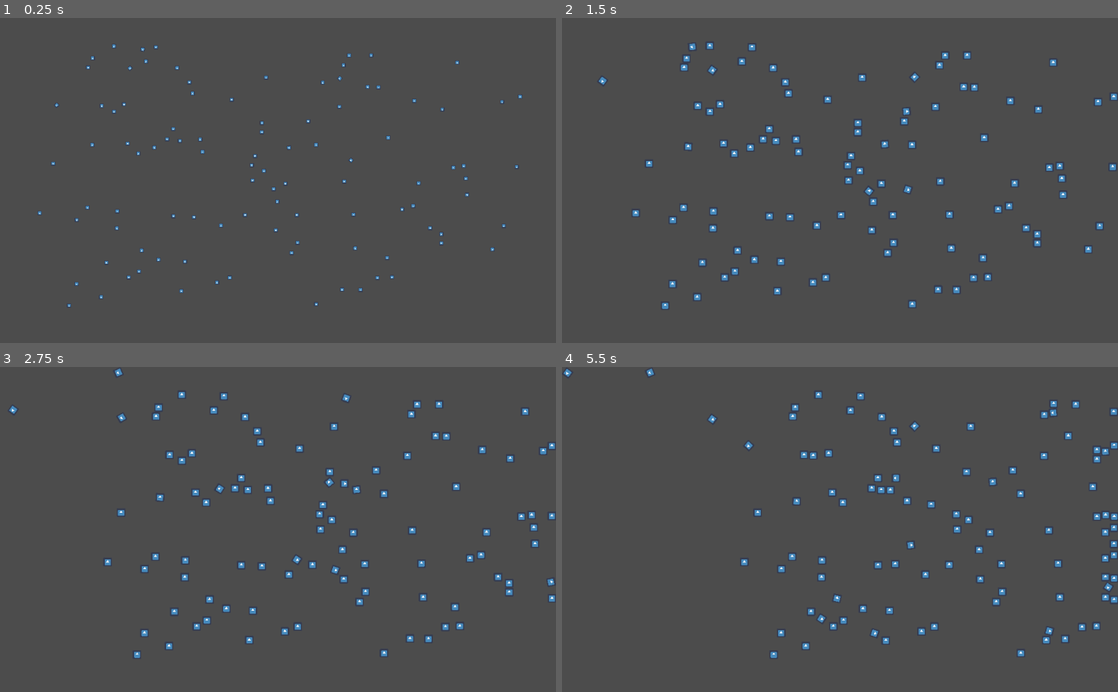
Above: before the commit, frames 1-4 (two rows, left to right).
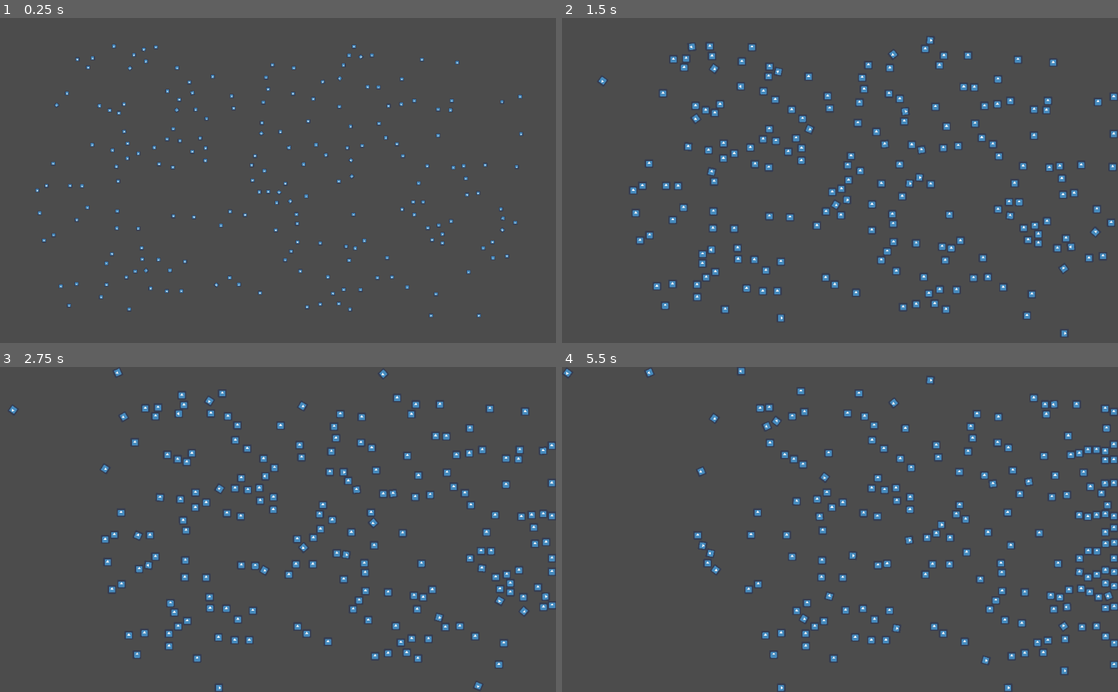
Above: after the commit, the same moments.

Repository: SilverSpace5/aitest
Game: Godot game, scene res://Game.tscn
Same seed, same stepped clock (60 frames per second), same inputs: the game is played once before the commit and once after it. The engine's default icon, where the game draws it, is replaced by a stand-in: a white triangle on a blue panel in a dark square.
Inputs:
- Up to frame 1 (0.25 s): no input
- Up to frame 2 (1.5 s): no input
- Up to frame 3 (2.75 s): no input
- Up to frame 4 (5.5 s): no input

The runs differ from the first frame. In frame 1, 0.9% of the frame differs, in the area x 6-94%, y 8-93%; in frame 2, 3.3%; in frame 3, 3.6%; in frame 4, 4.4%, in the area x 15-100%, y 0-100%.

Commit message:
bannanana

Diff:
--- a/Game.gd
+++ b/Game.gd
@@ -55,6 +55,6 @@
 			spawn(Vector2(rand_range(50, 950), rand_range(50, 550)))
 
 func _ready():
-	for i in range(100):
+	for i in range(1000):
 		randomize()
 		spawn(Vector2(rand_range(50, 950), rand_range(50, 550)))
--- /dev/null
+++ b/food.tscn
@@ -0,0 +1,17 @@
+[gd_scene load_steps=3 format=2]
+
+[ext_resource path="res://pixil-frame-0.png" type="Texture" id=1]
+
+[sub_resource type="RectangleShape2D" id=1]
+extents = Vector2( 9.99919, 6.90223 )
+
+[node name="Sprite" type="Sprite"]
+texture = ExtResource( 1 )
+
+[node name="Area2D" type="Area2D" parent="."]
+
+[node name="CollisionShape2D" type="CollisionShape2D" parent="Area2D"]
+position = Vector2( -0.550492, 0.714829 )
+rotation = 0.656244
+scale = Vector2( 1, 1 )
+shape = SubResource( 1 )
Binary file added: pixil-frame-0.png
Not shown, added: pixil-frame-0.png.import
